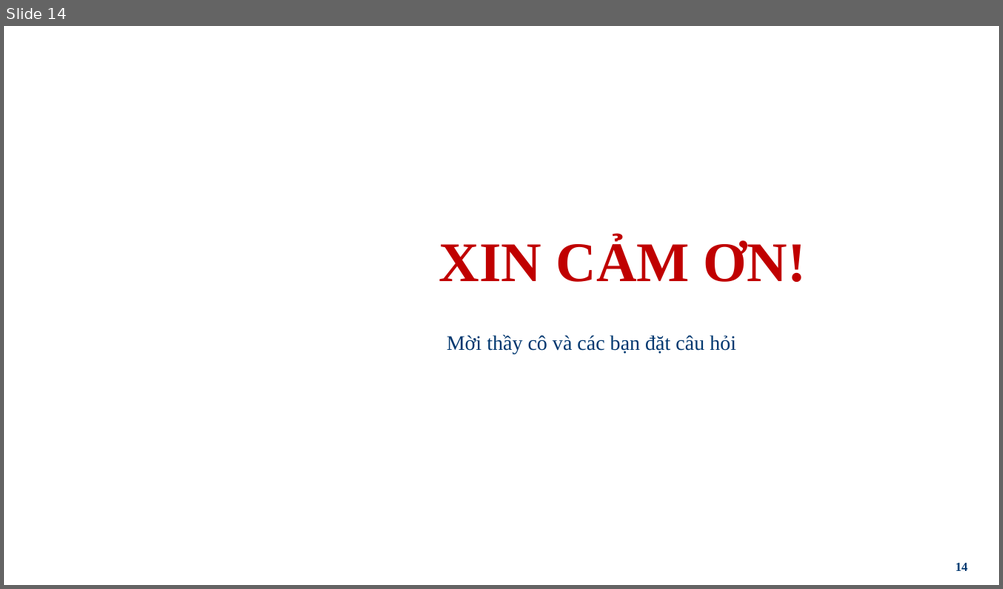
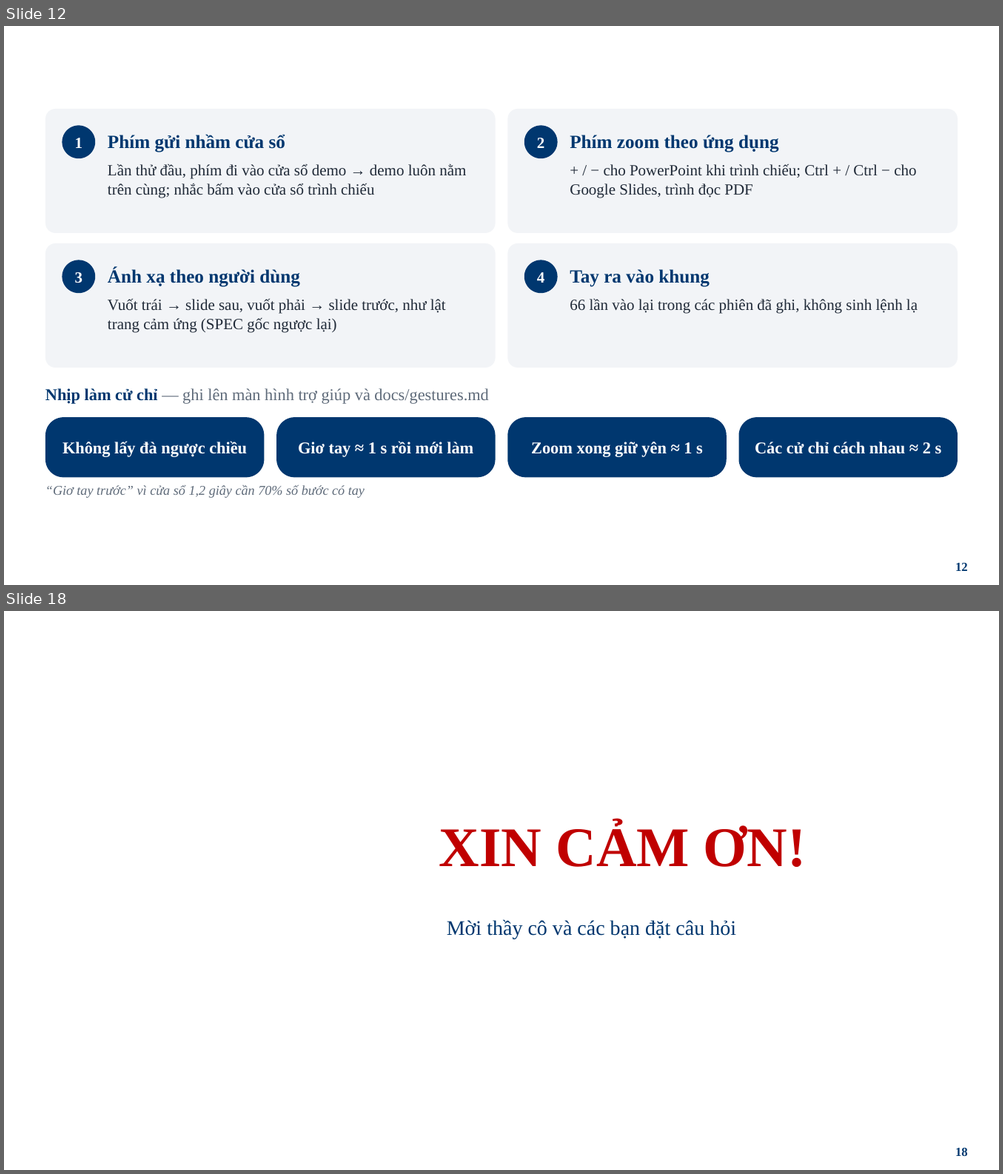
Before and after one commit to tienlamict/cv-action-recognition, a slide deck: docs/thuyet-trinh-phase-8-10.pptx. Shown one above the other, each under a label of ours: slide 14 before the commit, slides 12 and 18 after it; the slides between them are not shown. The pictures are 1003x589 and 1003x1174 pixels, drawn with LibreOffice and Linux fonts; fonts in the diff are those of the drawing; background and template pictures are left out. Boxes give left, top, right and bottom in pixels: in the first picture for what was removed or moved away, otherwise in the second. Text is boxed around its words. In the diff, an @@ line names an element or a change of style, - is before the commit and + after.

```diff
--- a/docs/thuyet-trinh-phase-8-10.pptx
+++ b/docs/thuyet-trinh-phase-8-10.pptx
@@ slide 12 added at [4, 26, 999, 585], background picture (left out) @@
@@ title added at [31, 35, 971, 70], 24 pt, text #FFFFFF, bold @@
+Vòng 6 — Trải nghiệm điều khiển
@@ rounded rectangle added at [45, 109, 495, 233], fill #F2F4F7 @@
@@ rounded rectangle added at [508, 109, 958, 233], fill #F2F4F7 @@
@@ ellipse added at [62, 125, 95, 158], fill #00376F, 15 pt, text #FFFFFF, bold @@
+1
@@ text added at [108, 134, 285, 153], 18 pt, text #00376F, bold @@
+Phím gửi nhầm cửa sổ
@@ ellipse added at [524, 125, 557, 158], fill #00376F, 15 pt, text #FFFFFF, bold @@
+2
@@ text added at [569, 135, 779, 153], 18 pt, text #00376F, bold @@
+Phím zoom theo ứng dụng
@@ text added at [108, 164, 466, 198], 15 pt, text #1F2937 @@
+Lần thử đầu, phím đi vào cửa sổ demo → demo luôn nằm trên cùng; nhắc bấm vào cửa sổ trình chiếu
@@ text added at [569, 164, 916, 198], 15 pt, text #1F2937 @@
++ / − cho PowerPoint khi trình chiếu; Ctrl + / Ctrl − cho Google Slides, trình đọc PDF
@@ rounded rectangle added at [45, 244, 495, 369], fill #F2F4F7 @@
@@ rounded rectangle added at [508, 244, 958, 369], fill #F2F4F7 @@
@@ ellipse added at [62, 261, 95, 293], fill #00376F, 15 pt, text #FFFFFF, bold @@
+3
@@ text added at [108, 268, 300, 287], 18 pt, text #00376F, bold @@
+Ánh xạ theo người dùng
@@ ellipse added at [524, 261, 557, 293], fill #00376F, 15 pt, text #FFFFFF, bold @@
+4
@@ text added at [569, 269, 709, 287], 18 pt, text #00376F, bold @@
+Tay ra vào khung
@@ text added at [108, 298, 446, 332], 15 pt, text #1F2937 @@
+Vuốt trái → slide sau, vuốt phải → slide trước, như lật trang cảm ứng (SPEC gốc ngược lại)
@@ text added at [569, 299, 917, 314], 15 pt, text #1F2937 @@
+66 lần vào lại trong các phiên đã ghi, không sinh lệnh lạ
@@ text added at [45, 389, 488, 404], 16 pt, text #5F6B7A @@
+Nhịp làm cử chỉ — ghi lên màn hình trợ giúp và docs/gestures.md
@@ rounded rectangle added at [45, 417, 264, 478], fill #00376F, 16 pt, text #FFFFFF, bold @@
+Không lấy đà ngược chiều
@@ rounded rectangle added at [276, 417, 495, 478], fill #00376F, 16 pt, text #FFFFFF, bold @@
+Giơ tay ≈ 1 s rồi mới làm
@@ rounded rectangle added at [508, 417, 726, 478], fill #00376F, 16 pt, text #FFFFFF, bold @@
+Zoom xong giữ yên ≈ 1 s
@@ rounded rectangle added at [739, 417, 958, 478], fill #00376F, 16 pt, text #FFFFFF, bold @@
+Các cử chỉ cách nhau ≈ 2 s
@@ text added at [45, 486, 364, 498], 13 pt, text #5F6B7A, italic @@
+“Giơ tay trước” vì cửa sổ 1,2 giây cần 70% số bước có tay
@@ page number added at [955, 563, 967, 571], 12 pt, text #00376F, bold @@
+12
@@ what was slide 14 is now slide 18 @@
@@ page number at [955, 1148, 967, 1156]: text changed @@
-14
+18
```
Also in this commit, not shown: 3 slides changed, 13 other slides added, 10 slides removed, 5 other files.
